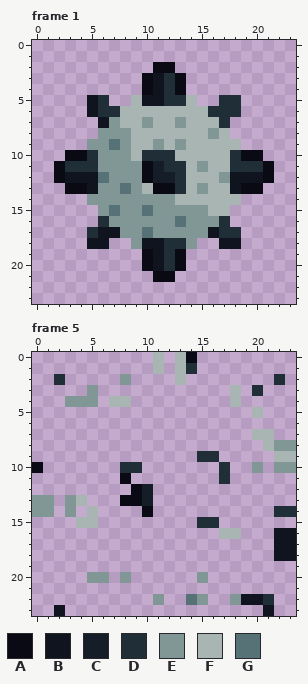
Pixel-art file -- Assets/Sprites/Misc/shungite-spike.ase. Above, as it was before the edit.
24x24 pixels, 5 frames. Shown: frame 1, frame 5. The commit also changed other frames, which this record leaves out.
Palette (. is transparent): A #090a14  B #10141f  C #151d28  D #202e37  E #819796  F #a8b5b2  G #577277
Now the later version:
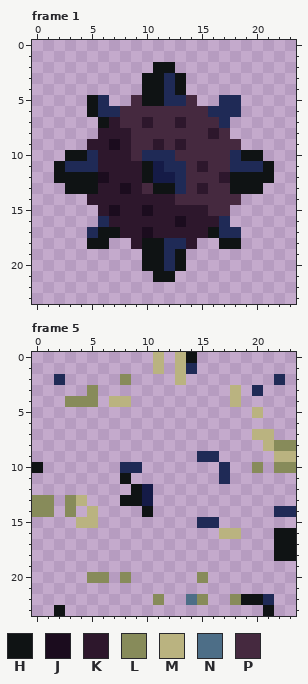
Colours new in this view: H #0f1314  J #1b0c1e  K #2d172c  L #878b5a  M #bab380  N #4d6e87  P #45293f
What changed:
Colour C changes from #151d28 to #151b47.
Colour D changes from #202e37 to #1f2a56.
Frame 1, layers "Layer 2", "Layer 1":
The edit turns colour A into colour H in row 2 at x 11 to 12; in rows 3 to 4 at x 10 and 13; in row 10 at x 3 to 4 and 19 to 20; in rows 11 to 12 at x 2, 10 and 21; in row 13 at x 3 to 4, 11 to 12 and 19 to 20; in rows 19 to 20 at x 10 and 13.
The edit turns colour A into colour H in row 21 at x 11 to 12.
The edit turns colour B into colour H in rows 3 to 4 at x 11; in row 5 at x 5 and 10 to 11; in row 6 at x 5; in row 7 at x 6; in row 12 at x 3 to 5 and 18 to 20; in row 13 at x 5 and 18.
The edit turns colour B into colour H in row 17 at x 6 to 7 and 16; in row 18 at x 5 to 6, 10 to 11 and 17 to 18; in rows 19 to 20 at x 11.
The edit turns colour G into colour J in row 9 at x 7; in row 12 at x 6; in row 13 at x 8; in row 15 at x 7 and 10; in row 16 at x 13; in row 17 at x 10.
The edit turns colour E into colour K in row 7 at x 7, 10 and 13; in row 8 at x 6 to 8 and 16; in row 9 at x 5 to 6, 8, 11 and 13; in row 10 at x 6 to 8; in row 11 at x 6 to 9 and 15; in row 12 at x 7 to 9 and 17.
The edit turns colour E into colour K in row 13 at x 6 to 7, 9 and 15; in row 14 at x 5 to 12; in row 15 at x 6, 8 to 9 and 11 to 15; in row 16 at x 7 to 12 and 14 to 16; in row 17 at x 8 to 9 and 11 to 15; in row 18 at x 9 and 14.
The edit turns colour F into colour P in row 5 at x 9 and 14; in row 6 at x 8 to 15; in row 7 at x 8 to 9, 11 to 12 and 14 to 16; in row 8 at x 9 to 15 and 17; in row 9 at x 9 to 10, 12 and 14 to 18; in row 10 at x 9 and 13 to 17.
The edit turns colour F into colour P in row 11 at x 14 and 16 to 17; in row 12 at x 14 to 16; in row 13 at x 10, 14 and 16 to 17; in row 14 at x 13 to 18; in row 15 at x 16 to 17.
Frame 5, layers "Layer 2", "Layer 1":
The edit turns colour A into colour H in row 0 at x 14; in row 10 at x 0; in row 11 at x 8; in row 12 at x 9; in row 13 at x 8 to 9; in row 14 at x 10.
The edit turns colour B into colour H in rows 16 to 18 at x 22 to 23; in row 22 at x 19 to 20; in row 23 at x 2 and 21.
The edit turns colour E into colour L in row 2 at x 8; in row 3 at x 5; in row 4 at x 3 to 5; in row 8 at x 22 to 23; in row 10 at x 20 and 22 to 23; in rows 13 to 14 at x 0 to 1 and 3.
The edit turns colour E into colour L in row 20 at x 5 to 6, 8 and 15; in row 22 at x 11, 15 and 18.
The edit turns colour F into colour M in rows 0 to 1 at x 11 and 13; in row 2 at x 13; in row 3 at x 18; in row 4 at x 7 to 8 and 18; in row 5 at x 20; in row 7 at x 20 to 21.
The edit turns colour F into colour M in row 8 at x 21; in row 9 at x 22 to 23; in row 13 at x 4; in row 14 at x 5; in row 15 at x 4 to 5; in row 16 at x 17 to 18.
The edit turns colour G into colour N in row 22 at x 14.
Changed places in both pictures, as pixel boxes (x1, y1, x2, y2):
changed: (54, 62, 274, 282)
changed: (32, 352, 296, 616)
